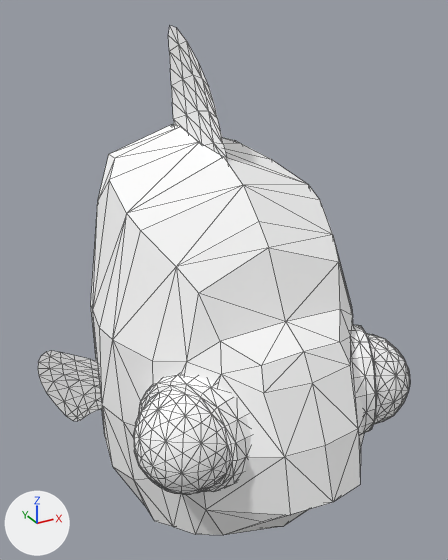
A saved change to the glTF model frontend/assets/models3d/packs/quaternius-fbx/sunfish.glb.
One viewpoint serves both versions: a 50 mm lens placed at (-0.827, -1.513, 1.065), pointed at (0.052, 0.085, 0.266). The lights are fixed; the arrows at lower left show +X, +Y and +Z. The first picture is the older version. Mesh edges are drawn as thin lines. Where no turn or scale is listed for an object, it has been applied to the vertices.

The first picture shows 'Sunfish'.
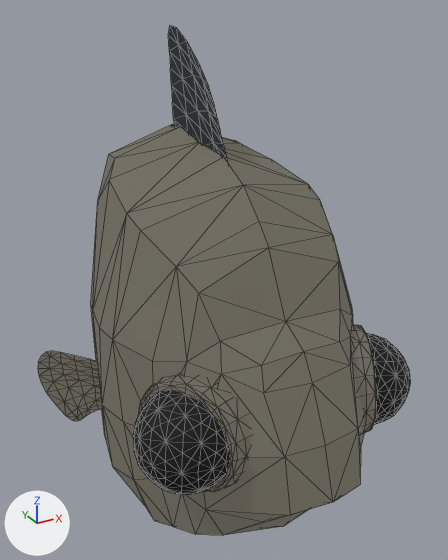
Boxes [x1, y1, x2, y2] around the edits, measured in the pictures (448 x 560 px):
'Sunfish', recoloured, surface changed (white to dark grey): [38, 26, 410, 535] in both

The change, as a diff of the scene's bpy script:
```diff
--- a/frontend/assets/models3d/packs/quaternius-fbx/sunfish.glb.py
+++ b/frontend/assets/models3d/packs/quaternius-fbx/sunfish.glb.py
@@ mat_material_0 @@
 mat_material_0 = principled_material('Material_0')
-mat_material_0.base_color = (1.0, 1.0, 1.0)  # white #ffffff
+mat_material_0.base_color = (0.000771, 0.000771, 0.000771)  # black #030303
 mat_material_0.roughness = 0.85
@@ mat_material_1 @@
 mat_material_1 = principled_material('Material_1')
-mat_material_1.base_color = (1.0, 1.0, 1.0)  # white #ffffff
+mat_material_1.base_color = (0.077, 0.0711, 0.0556)  # dark grey #4e4b43
 mat_material_1.roughness = 0.85
+mat_material_1.emission_strength = 1.0
+mat_material_1.emission_color = (0.077, 0.0711, 0.0556)  # dark grey #4e4b43
@@ mat_material_2 @@
 mat_material_2 = principled_material('Material_2')
-mat_material_2.base_color = (1.0, 1.0, 1.0)  # white #ffffff
+mat_material_2.base_color = (0.00643, 0.00882, 0.0103)  # black #13171a
 mat_material_2.roughness = 0.85
+mat_material_2.emission_strength = 1.0
```
